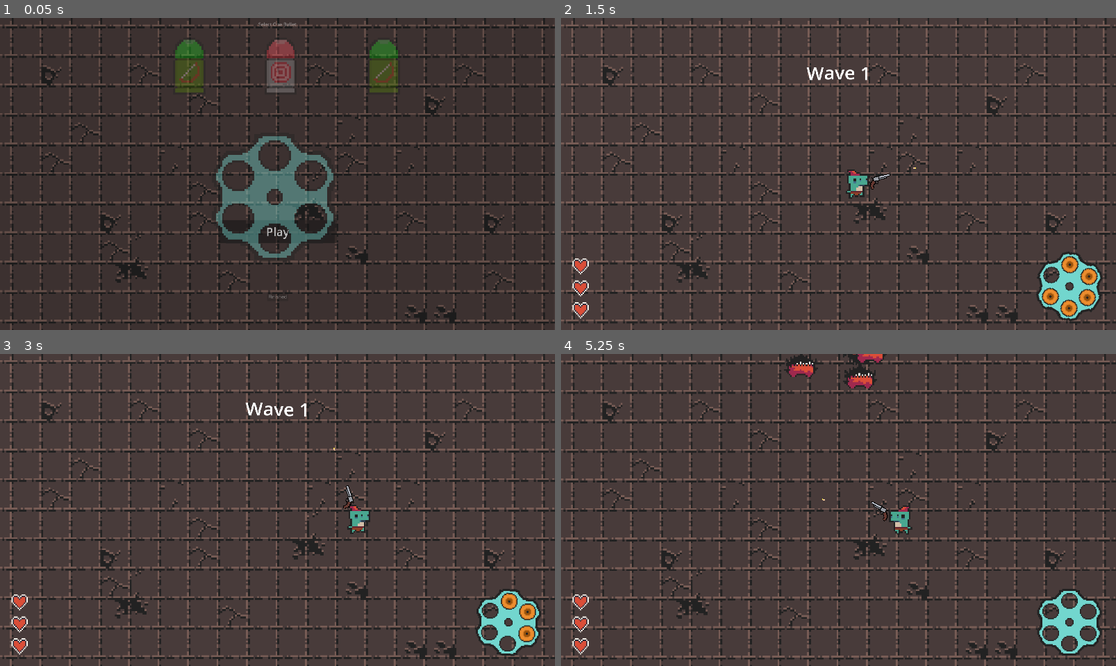
Above: before the commit, frames 1-4 (two rows, left to right).
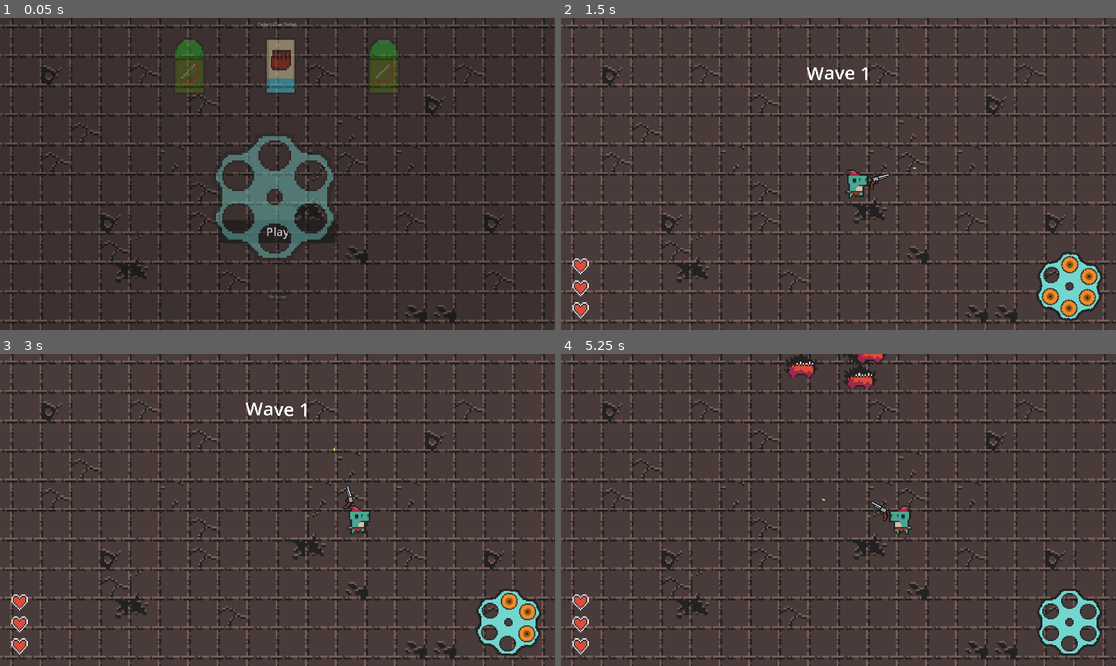
Above: after the commit, the same moments.

Repository: Meemog/GMTK2025
Game: Godot game, scene res://main.tscn
Same seed, same stepped clock (60 frames per second), same inputs: the game is played once before the commit and once after it.
Inputs (mouse positions are in pixels of both pictures, inside the frame that each line leads up to):
- Up to frame 1 (0.05 s): no input
- Up to frame 2 (1.5 s): click "Play" at 0.5 s; move the mouse to (960, 158) at 1.27 s; hold D (right) from 1.28 s (still down); click (960, 158) at 1.35 s
- Up to frame 3 (3 s): release D (right) at 2 s; drag from (166, 525) to (338, 522) at 2.02 s; move the mouse to (333, 441) at 2.77 s; hold D (right) from 2.78 s (still down); click (333, 441) at 2.85 s
- Up to frame 4 (5.25 s): release D (right) at 3.5 s; drag from (810, 572) to (672, 463) at 3.52 s; move the mouse to (1005, 556) at 4.27 s; hold A (left) 4.28-5 s; tap Space (dash) at 4.35 s; click (1005, 556) at 4.55 s; drag from (672, 463) to (855, 357) at 5.02 s

The runs differ from the first frame. In frame 1, 0.8% of the frame differs, in the area x 48-54%, y 6-24%; in frame 2, 4.6%; in frame 3, 5.2%, in the area x 0-100%, y 0-100%; in frame 4, 0.1%.

Commit message:
added bludgeoning bullet

Diff:
--- /dev/null
+++ b/main/Bullets/bludgeoning_bullet.gd
@@ -0,0 +1,9 @@
+extends Bullet
+
+func hit(target : Node2D) -> void:
+    if target is Enemy:
+        for child in target.get_children():
+            if child is StatusEffectNode:
+                if child.data is IceEffect:
+                        target.take_damage(30.0)
+                        Events.screen_shake_requested.emit(8, 0.2)
--- /dev/null
+++ b/main/Bullets/bludgeoning_bullet.tres
@@ -0,0 +1,22 @@
+[gd_resource type="Resource" load_steps=4 format=3 uid="uid://07im6jk4rt80"]
+
+[ext_resource type="Texture2D" uid="uid://xait62kv25xe" path="res://Assets/bludgeoning_shell_back.png" id="1_pu031"]
+[ext_resource type="Script" uid="uid://8ie8pcv7chpu" path="res://Bullets/bludgeoning_bullet.gd" id="2_dixsr"]
+[ext_resource type="Texture2D" uid="uid://bet0pivirfta8" path="res://Assets/bludgeoning_shell_side_view.png" id="3_gci0h"]
+
+[resource]
+script = ExtResource("2_dixsr")
+name = "Bludgeoning Bullet"
+damage = 5.0
+knockback = 20.0
+speed = 700.0
+range = 0.5
+piercing = false
+recoil = 0.0
+description = "Big Knockback! Shatters icy enemies!"
+side_view_texture = ExtResource("3_gci0h")
+back_view_texture = ExtResource("1_pu031")
+has_effect = false
+effect_duration = 2.0
+time_between_flying_effect = 1.0
+metadata/_custom_type_script = "uid://cnexkc647mh6q"
--- a/main/Bullets/ice_bullet.tres
+++ b/main/Bullets/ice_bullet.tres
@@ -17,6 +17,6 @@
 side_view_texture = ExtResource("3_e6muv")
 back_view_texture = ExtResource("1_1dmss")
 has_effect = true
-effect_duration = 1.0
+effect_duration = 1.8
 time_between_flying_effect = 1.0
 metadata/_custom_type_script = "uid://cnexkc647mh6q"
--- a/main/Scenes/update_chamber_overlay.tscn
+++ b/main/Scenes/update_chamber_overlay.tscn
@@ -14,6 +14,7 @@
 [ext_resource type="Script" uid="uid://dedwbdf53dwbe" path="res://Scenes/BulletUI/bullet_tool_tip.gd" id="8_4a857"]
 [ext_resource type="Resource" uid="uid://b4rcphrmhxve8" path="res://Bullets/fire_bullet.tres" id="8_i7sj7"]
 [ext_resource type="Resource" uid="uid://db71nbvwxqu1d" path="res://Bullets/blank_bullet.tres" id="9_8snva"]
+[ext_resource type="Resource" uid="uid://07im6jk4rt80" path="res://Bullets/bludgeoning_bullet.tres" id="10_7lsod"]
 [ext_resource type="Script" uid="uid://b54mds0jphdth" path="res://Scenes/BulletUI/chamber_overlay_confirm_button.gd" id="10_x8hjv"]
 
 [node name="UpdateChamberOverlay" type="Control"]
@@ -36,7 +37,7 @@
 
 [node name="BulletShop" type="Node2D" parent="." groups=["BULLET_UI_MANAGER"]]
 script = ExtResource("1_xriw6")
-bullet_types = Array[ExtResource("2_51cbe")]([ExtResource("3_rsory"), ExtResource("5_uw73f"), ExtResource("6_wtke8"), ExtResource("7_eiyvq"), ExtResource("8_i7sj7"), ExtResource("9_8snva")])
+bullet_types = Array[ExtResource("2_51cbe")]([ExtResource("3_rsory"), ExtResource("5_uw73f"), ExtResource("6_wtke8"), ExtResource("7_eiyvq"), ExtResource("8_i7sj7"), ExtResource("9_8snva"), ExtResource("10_7lsod")])
 
 [node name="Revolver" type="Node2D" parent="."]
 position = Vector2(950, 620)
--- a/main/Scripts/bullet.gd
+++ b/main/Scripts/bullet.gd
@@ -16,10 +16,13 @@
 var flying_effect_counter : float = 0.0
 var range_counter : float = 0.0
 var data : Bullet
+var camera_recoil_cooldown : float = 0.1
+var camera_recoil_thredhold : float = 0.1
 
 func _process(delta: float) -> void:
     flying_effect_counter += delta
     range_counter += delta
+    camera_recoil_cooldown += delta
 
     if range_counter >= range:
         queue_free()
@@ -32,7 +35,6 @@
 
 func shoot(player : Player) -> void:
     print("Trying to recoil!")
-    Events.camera_recoil_requested.emit(5, travel_vector.normalized(), 0.08, 0.1)
     data.shoot(player)
 
 func flying() -> void:
@@ -40,10 +42,12 @@
 
 func hit(target : Enemy) -> void:
     if target not in has_hit:
-        Events.screen_shake_requested.emit(8.0, 0.2)
         target.take_damage(damage)
         target.process_knockback(knockback, travel_vector)
         has_hit.append(target)
+        if camera_recoil_cooldown >= camera_recoil_thredhold:
+            Events.camera_recoil_requested.emit(5, travel_vector.normalized(), 0.08, 0.1)
+            camera_recoil_cooldown = 0
         apply_additional_status_effects(target)
         data.hit(target)
         if not piercing:
--- a/main/Scripts/camera_2d.gd
+++ b/main/Scripts/camera_2d.gd
@@ -55,4 +55,4 @@
     await tween.finished
 
     tween = create_tween().set_ease(Tween.EASE_OUT).set_trans(Tween.TRANS_CUBIC)
-    tween.tween_property(self, "position", start_position, recover_time)
+    tween.tween_property(self, "position", Vector2.ZERO, recover_time)
Not shown, added: main/Bullets/bludgeoning_bullet.gd.uid
Not shown: 1 places in main/Scenes/update_chamber_overlay.tscn that only renumber resources
